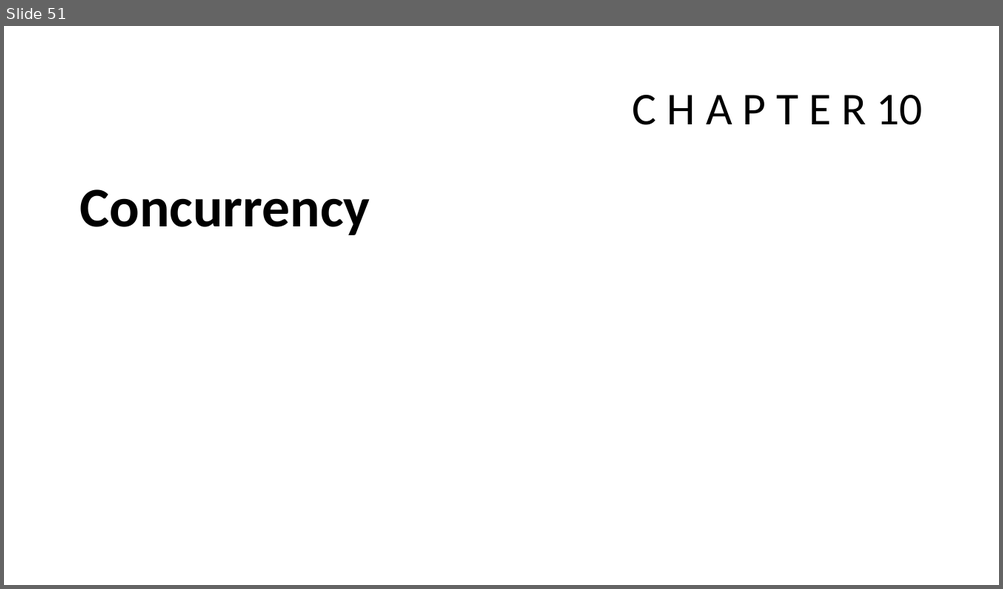
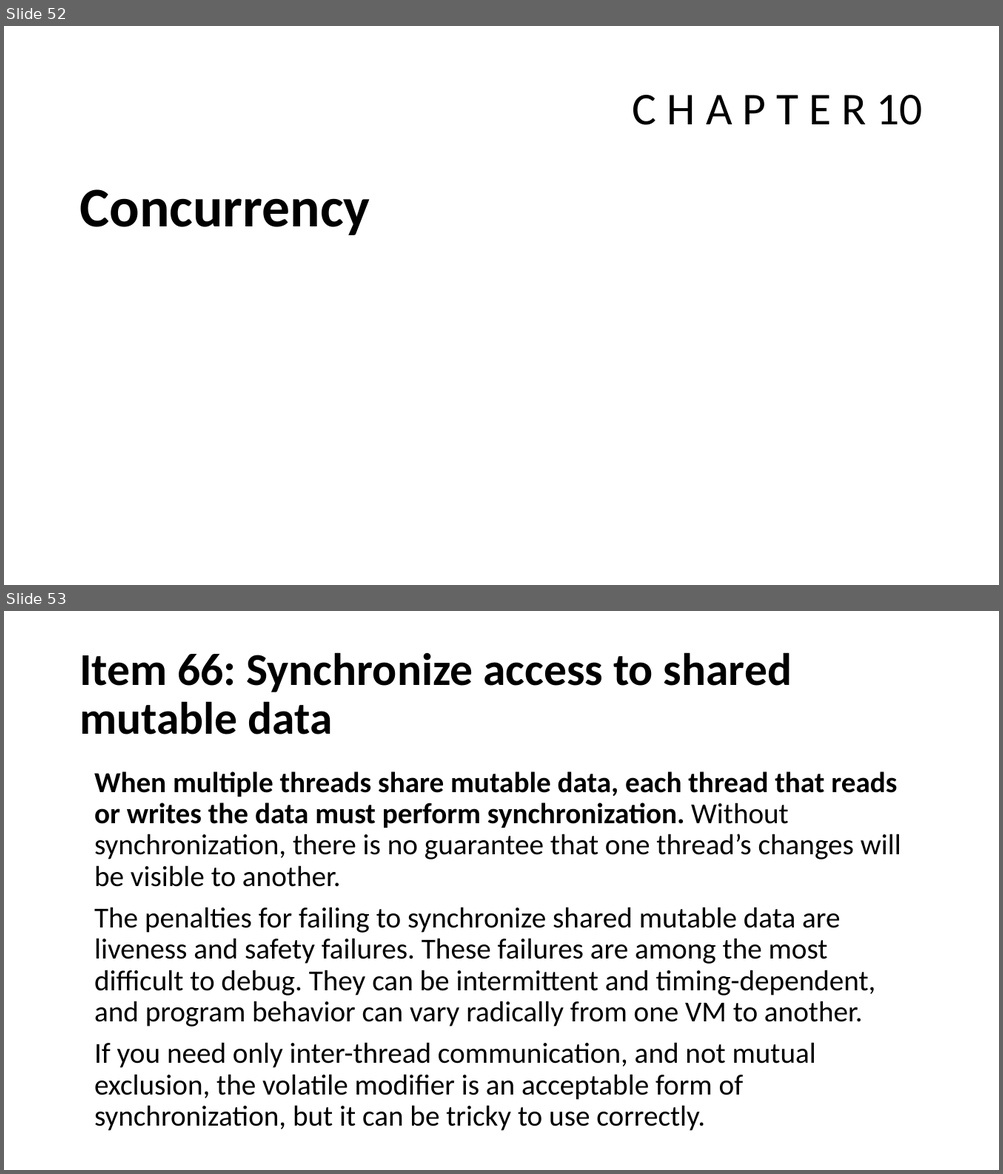
Before and after one commit to javamaster-llc/effective-java-examples-master, a slide deck: Study of Effective Java™.pptx. Shown one above the other, each under a label of ours: slide 51 before the commit, slides 52 and 53 after it. The pictures are 1003x589 and 1003x1174 pixels, drawn with LibreOffice and Linux fonts; fonts in the diff are those of the drawing. Boxes give left, top, right and bottom in pixels: in the first picture for what was removed or moved away, otherwise in the second. Text is boxed around its words. In the diff, an @@ line names an element or a change of style, - is before the commit and + after.

```diff
--- a/Study of Effective Java™.pptx
+++ b/Study of Effective Java™.pptx
@@ slide 53 added at <box>4,611,999,1170</box>, background #FFFFFF @@
@@ title added at <box>79,652,791,735</box>, 44 pt, text #000000, bold @@
+Item 66: Synchronize access to shared mutable data
@@ text added at <box>94,772,901,1131</box>, 28 pt, text #000000 @@
+When multiple threads share mutable data, each thread that reads or writes the data must perform synchronization. Without synchronization, there is no guarantee that one thread’s changes will be visible to another.
+The penalties for failing to synchronize shared mutable data are liveness and safety failures. These failures are among the most difficult to debug. They can be intermittent and timing-dependent, and program behavior can vary radically from one VM to another.
+If you need only inter-thread communication, and not mutual exclusion, the volatile modifier is an acceptable form of synchronization, but it can be tricky to use correctly.
@@ what was slide 51 is now slide 52 @@
```
Also in this commit, not shown: 2 slides changed, 19 other slides added.
